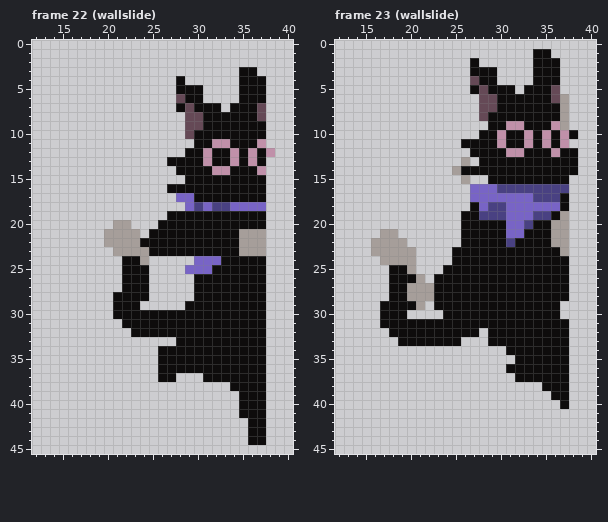
Pixel-art file: ART/Characters/Main/bazookat.aseprite. The picture above is the old version.
56x48 pixels, 67 frames. Shown: frame 22 (wallslide): x 12..40, y 0..45; frame 23 (wallslide): x 12..40, y 0..45. The commit also changed other frames, which this record leaves out.
The same view after the edit:
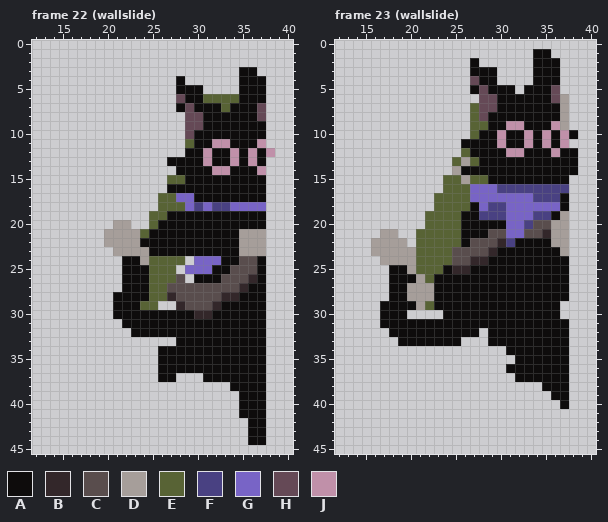
Palette (. is transparent): A #0e0c0c  B #33272a  C #594d4d  D #a69e9a  E #586335  F #494182  G #7864c6  H #654956  J #c090a9
From old to new:
Frame 22 (wallslide), layers "sash", "feet_bg":
y 6: x 31..34 .... -> EEEE
y 7: x 33 . -> E
y 11: x 29 . -> E
y 15: x 27..28 .. -> EE
y 17: x 26..27 .. -> EE
y 18: x 26..28 ... -> EEE
y 19: x 25..26 .. -> EE
y 20: x 25 . -> E
y 21: x 24 . -> E
y 24: x 25..28 .... -> EEEE; x 35..36 AA -> CC
y 25: x 25..27 ... -> EEE; x 34..36 AAA -> CCC
y 26: x 25..28 .... -> EEEC; x 33..36 AAAA -> CCCB
y 27: x 25..35 .....AAAAAA -> EECCCCCCCCB
y 28: x 25..34 .....AAAAA -> EEBCCCCCBB
y 29: x 24..25 .. -> EE; x 28..32 .AAAA -> BCCCB
y 30: x 30..31 AA -> BB
Frame 23 (wallslide), layers "sash", "feet_bg":
y 7..8: x 27 . -> E
y 9: x 27..28 .. -> EE
y 10: x 27 . -> E
y 12: x 26 . -> E
y 13: x 25 . -> E; x 27 . -> E
y 15: x 24..25 .. -> EE; x 27..28 .. -> EE
y 16: x 24..26 ... -> EEE
y 17..18: x 23..26 .... -> EEEE
y 19: x 22..25 .... -> EEEE
y 20: x 22..25 .... -> EEEE; x 34..35 AA -> CC
y 21: x 21..25 ..... -> EEEEE; x 29..30 AA -> CC; x 33..35 AAA -> CCB
y 22: x 21..25 ..... -> EEEEE; x 27..30 AAAA -> CCCB
y 23: x 21..29 ....AAAAA -> EEEECCCCB
y 24: x 21..28 ....AAAA -> EEEECCBB
y 25: x 21..23 ... -> EEE; x 25..26 AA -> BB
y 26: x 22 . -> E
y 29: x 22 . -> E
Pixel boxes of the changes (left, top, right, bottom) in both pictures:
added: (185, 94, 239, 148)
changed: (140, 175, 257, 319)
changed: (416, 103, 551, 310)
